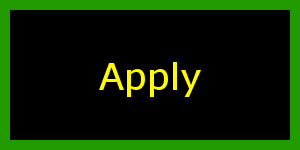
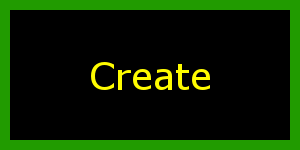
Layer changes from the first w=300, h=150 image to the second:
added layer "Create" above "Apply" over [91, 62, 210, 90]
hid "Apply" over [99, 62, 201, 97]
